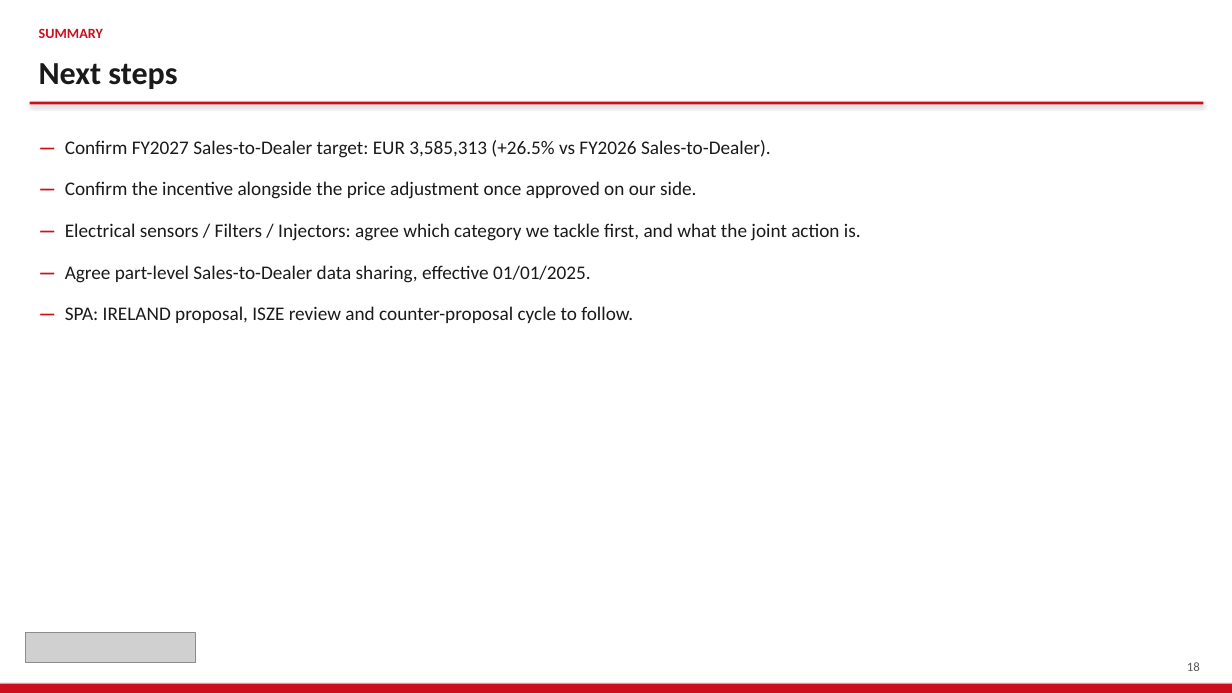
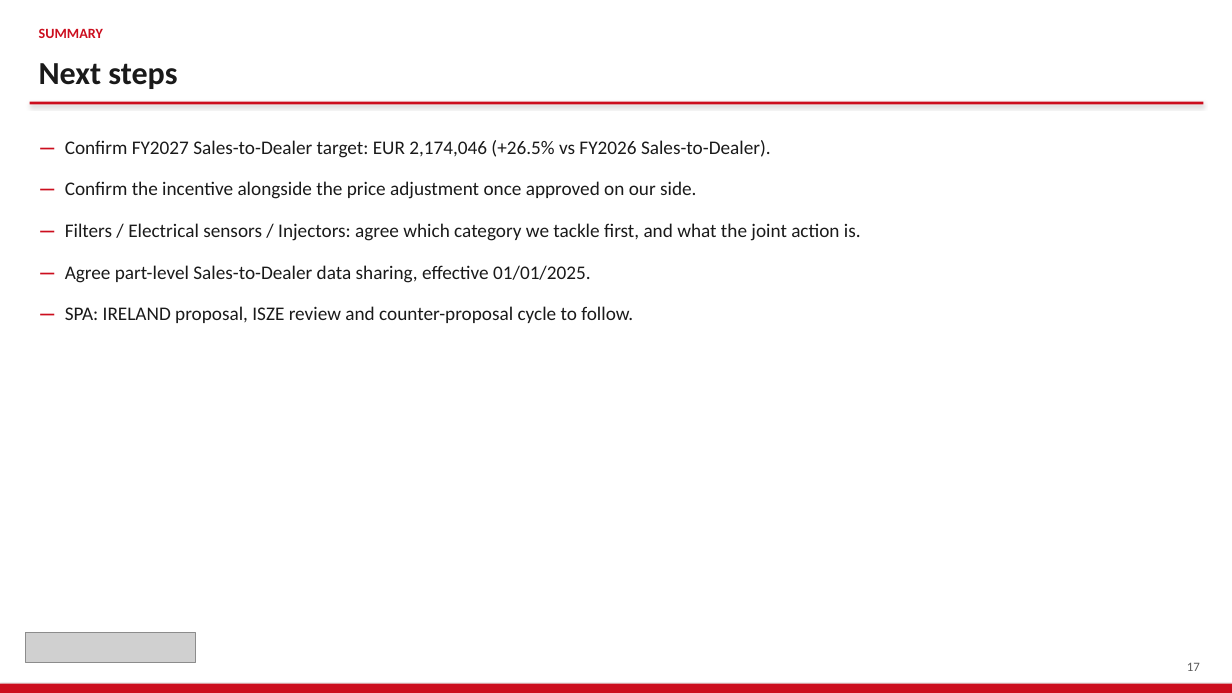
Before and after one commit to jeromio1987/ISZE, a slide deck: slide 17 of 09_meetings/IRELAND_Sales_Review_2026/ISZE_IRELAND_Sales_Review_FY2027.pptx (slide 18 before the commit). Drawn at 1232x693 pixels with LibreOffice and Linux fonts; fonts in the diff are those of the drawing; grey boxes stand for pictures. Boxes give left, top, right and bottom in pixels: in the first picture for what was removed or moved away, otherwise in the second. Text is boxed around its words. In the diff, an @@ line names an element or a change of style, - is before the commit and + after.

```diff
--- a/09_meetings/IRELAND_Sales_Review_2026/ISZE_IRELAND_Sales_Review_FY2027.pptx
+++ b/09_meetings/IRELAND_Sales_Review_2026/ISZE_IRELAND_Sales_Review_FY2027.pptx
@@ text at (65, 140, 771, 158): text changed @@
-— Confirm FY2027 Sales-to-Dealer target: EUR 3,585,313 (+26.5% vs FY2026 Sales-to-Dealer).
+— Confirm FY2027 Sales-to-Dealer target: EUR 2,174,046 (+26.5% vs FY2026 Sales-to-Dealer).
@@ text at (65, 223, 861, 241): text changed @@
-— Electrical sensors / Filters / Injectors: agree which category we tackle first, and what the joint action is.
+— Filters / Electrical sensors / Injectors: agree which category we tackle first, and what the joint action is.
@@ text at (1187, 663, 1200, 671): text changed @@
-18
+17
```
Also in this commit, not shown: 25 other slides changed, 1 slide added, 4 slides removed, 15 other files.
